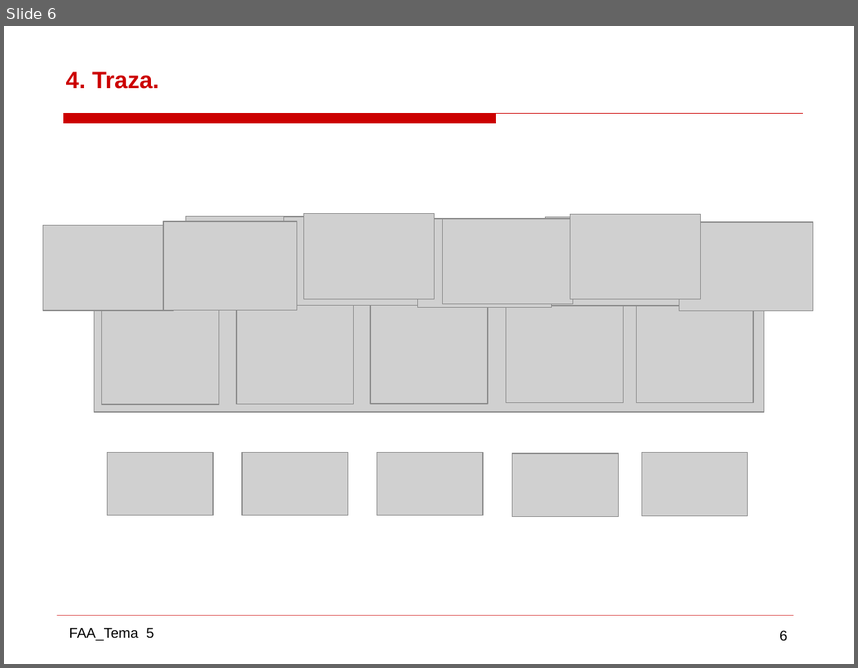
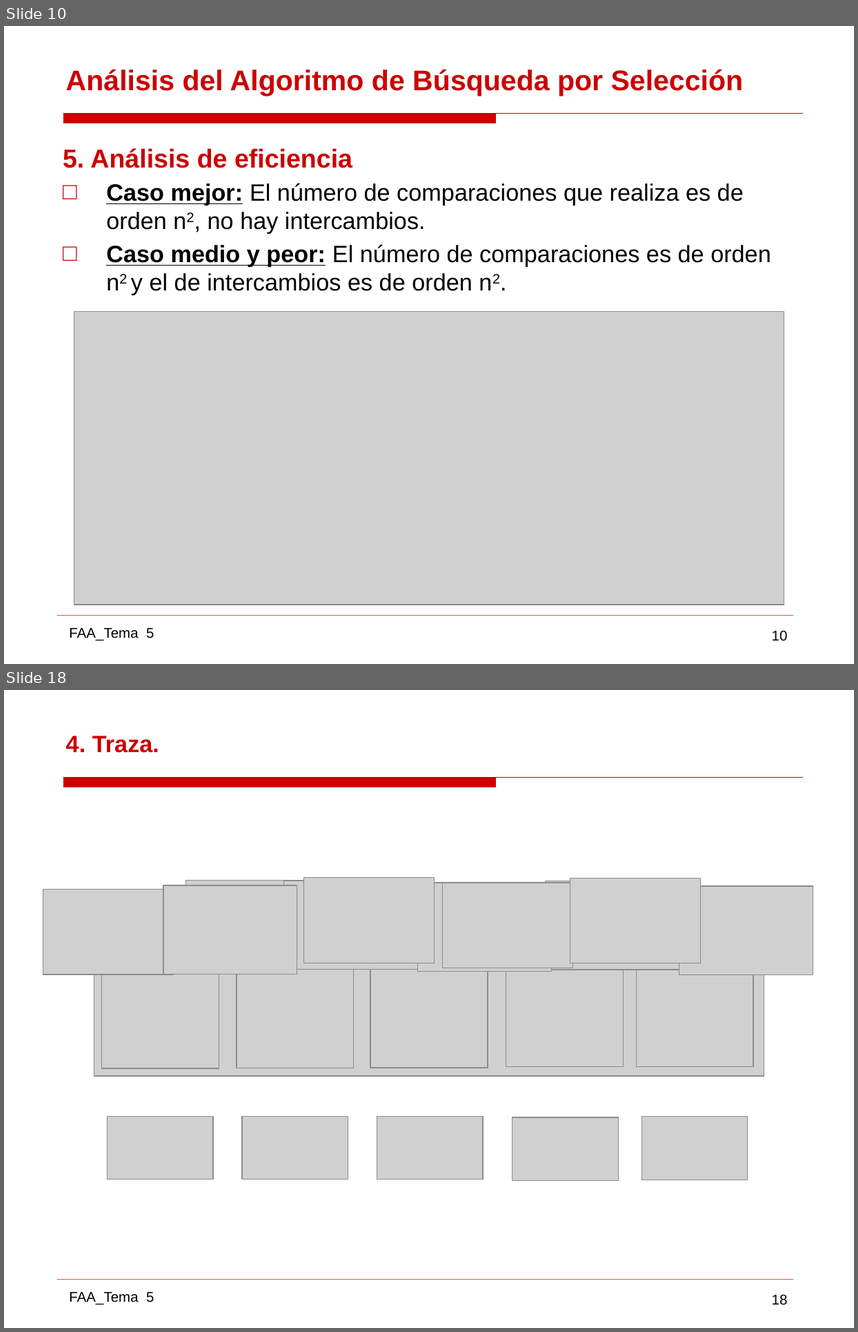
Before and after one commit to gabrielpr96/ETSIcode, a slide deck: FAA/Practica 2 AAD/AAD_11.pptx. Shown one above the other, each under a label of ours: slide 6 before the commit, slides 10 and 18 after it; the slides between them are not shown. The pictures are 858x668 and 858x1332 pixels, drawn with LibreOffice and Linux fonts; fonts in the diff are those of the drawing; grey boxes stand for pictures; background and template pictures are left out. Boxes give left, top, right and bottom in pixels: in the first picture for what was removed or moved away, otherwise in the second. Text is boxed around its words. In the diff, an @@ line names an element or a change of style, - is before the commit and + after.

```diff
--- a/FAA/Practica 2 AAD/AAD_11.pptx
+++ b/FAA/Practica 2 AAD/AAD_11.pptx
@@ slide 10 added at box(4, 26, 854, 664), background #FFFFFF; not listed: 4 template elements that a slide beside it also shows @@
@@ title added at box(66, 69, 744, 96), 24 pt, text #CC0000, bold @@
+Análisis del Algoritmo de Búsqueda por Selección
@@ text added at box(63, 148, 771, 295), 20 pt, text #000000 @@
+5. Análisis de eficiencia
+□ Caso mejor: El número de comparaciones que realiza es de orden n2, no hay intercambios.
+□ Caso medio y peor: El número de comparaciones es de orden n2 y el de intercambios es de orden n2.
@@ picture added at box(74, 312, 784, 605) @@
@@ what was slide 6 is now slide 18 @@
@@ page number at box(772, 1294, 788, 1305): text changed @@
-6
+18
```
Also in this commit, not shown: 5 slides changed, 30 other slides added, 6 slides removed, 18 other files.
